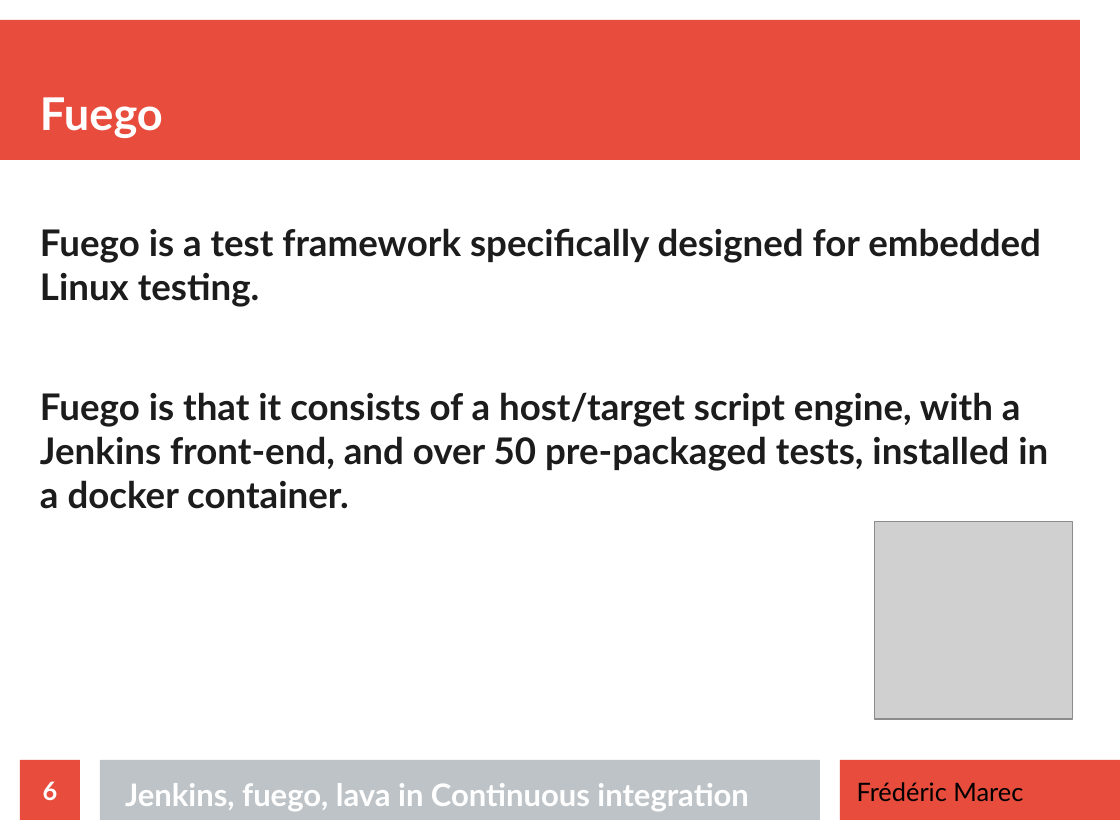
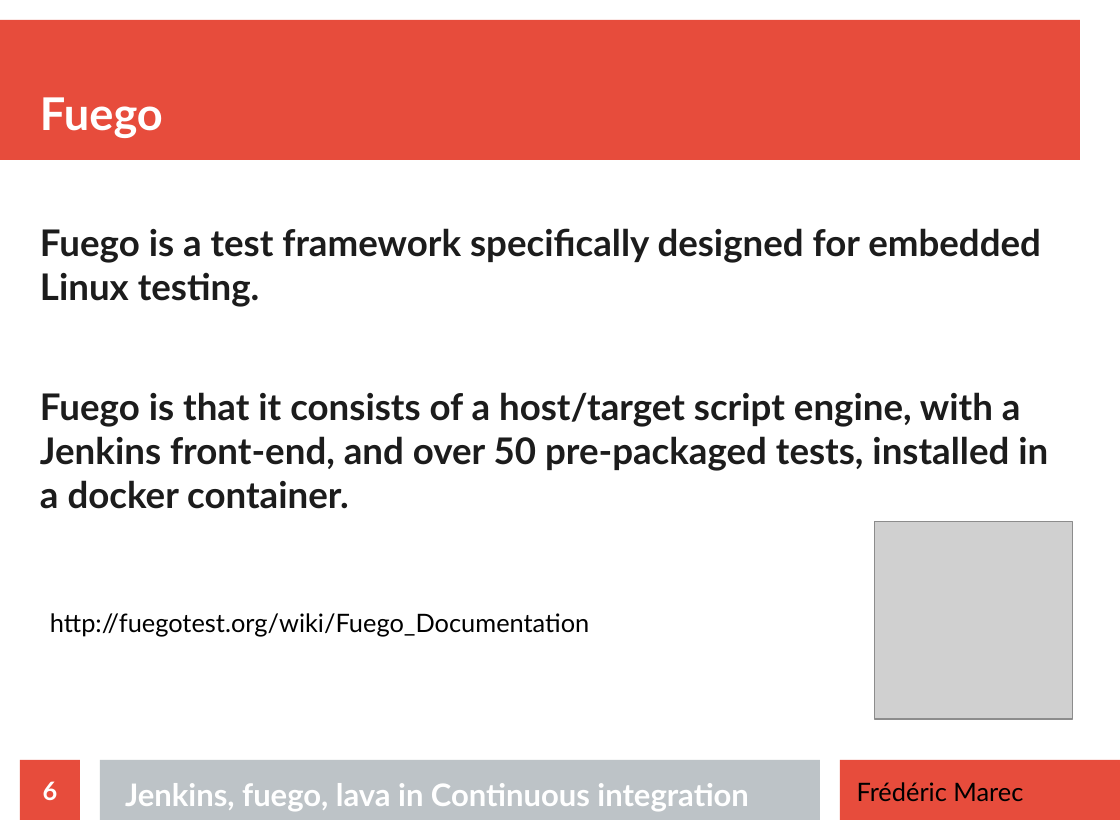
Before and after one commit to DDTLK/review, a slide deck: slide 6 of CI-presentation.odp. Drawn at 1120x840 pixels with LibreOffice and Linux fonts; fonts in the diff are those of the drawing; grey boxes stand for pictures. Boxes give left, top, right and bottom in pixels: in the first picture for what was removed or moved away, otherwise in the second. Text is boxed around its words. In the diff, an @@ line names an element or a change of style, - is before the commit and + after.

```diff
--- a/CI-presentation.odp
+++ b/CI-presentation.odp
@@ text added at (50, 613, 589, 637), 18 pt, text #000000 @@
+http://fuegotest.org/wiki/Fuego_Documentation
```
Also in this commit, not shown: 2 other slides changed, 1 slide added, 2 slides removed.
